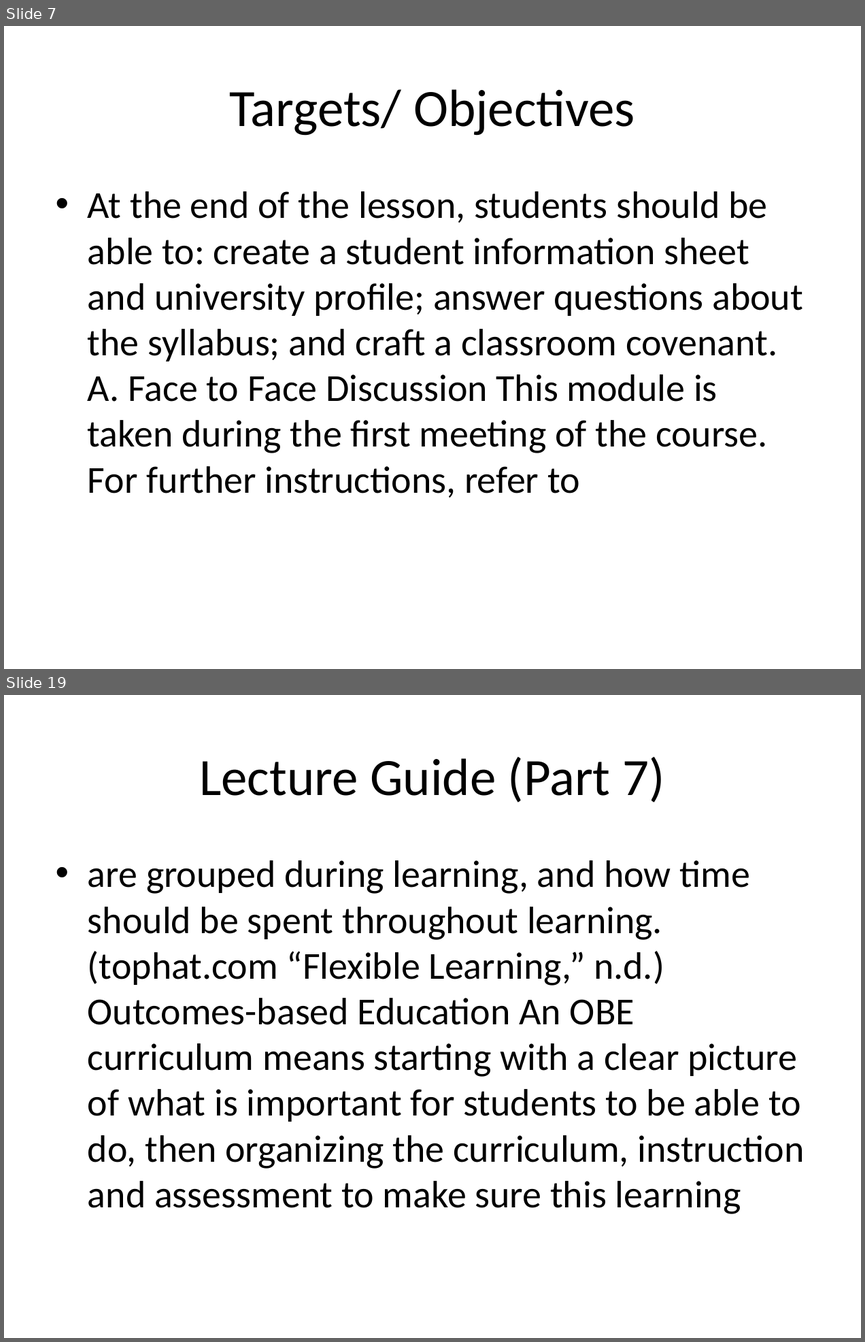
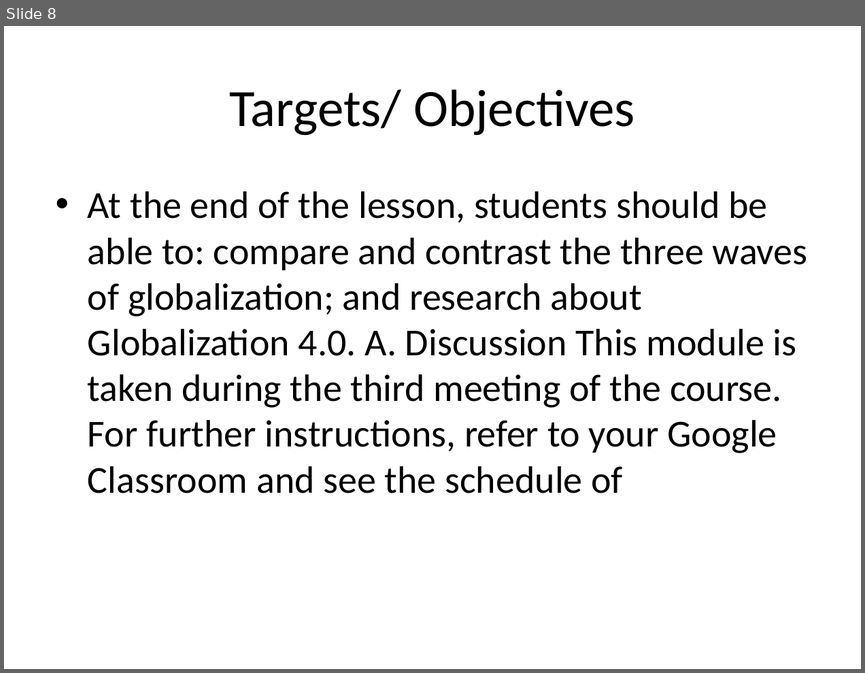
Before and after one commit to ReiJ0J0/PresentFlow_UI, a slide deck: generated/generated_presentation.pptx. Shown one above the other, each under a label of ours: slides 7 and 19 before the commit, slide 8 after it; the slides between them are not shown. The pictures are 865x1342 and 865x673 pixels, drawn with LibreOffice and Linux fonts; fonts in the diff are those of the drawing. Boxes give left, top, right and bottom in pixels: in the first picture for what was removed or moved away, otherwise in the second. Text is boxed around its words. In the diff, an @@ line names an element or a change of style, - is before the commit and + after.

```diff
--- a/generated/generated_presentation.pptx
+++ b/generated/generated_presentation.pptx
@@ slide 19 removed at bbox=[4, 695, 861, 1338], background #FFFFFF @@
@@ title removed at bbox=[199, 757, 664, 802] @@
-Lecture Guide (Part 7)
@@ text removed at bbox=[88, 860, 804, 1214] @@
-• are grouped during learning, and how time should be spent throughout learning. (tophat.com “Flexible Learning,” n.d.) Outcomes-based Education An OBE curriculum means starting with a clear picture of what is important for students to be able to do, then organizing the curriculum, instruction and assessment to make sure this learning
@@ what was slide 7 is now slide 8 @@
@@ slide 8 changed as well @@
@@ text at bbox=[88, 191, 808, 493]: text changed @@
-• At the end of the lesson, students should be able to: create a student information sheet and university profile; answer questions about the syllabus; and craft a classroom covenant. A. Face to Face Discussion This module is taken during the first meeting of the course. For further instructions, refer to
+• At the end of the lesson, students should be able to: compare and contrast the three waves of globalization; and research about Globalization 4.0. A. Discussion This module is taken during the third meeting of the course. For further instructions, refer to your Google Classroom and see the schedule of
```
Also in this commit, not shown: 11 other slides changed, 39 slides added, 37 other slides removed, 4 other files.
